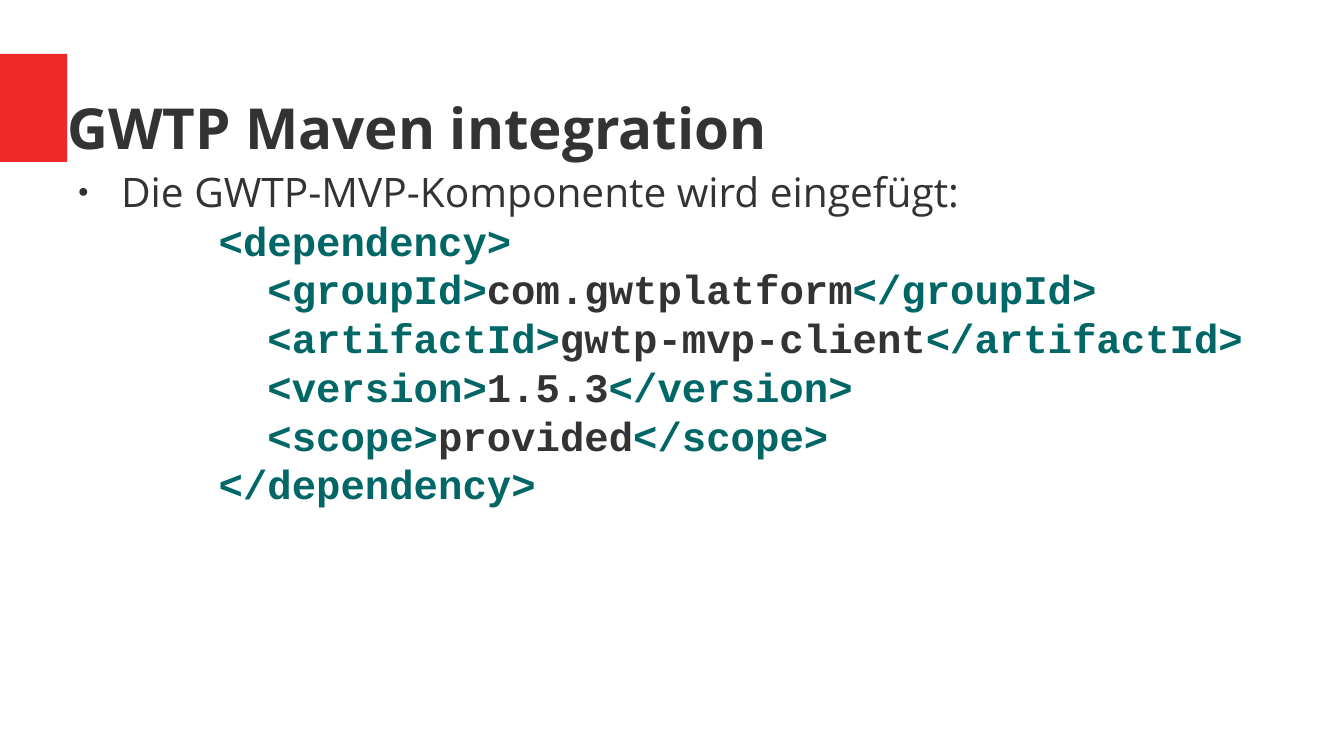
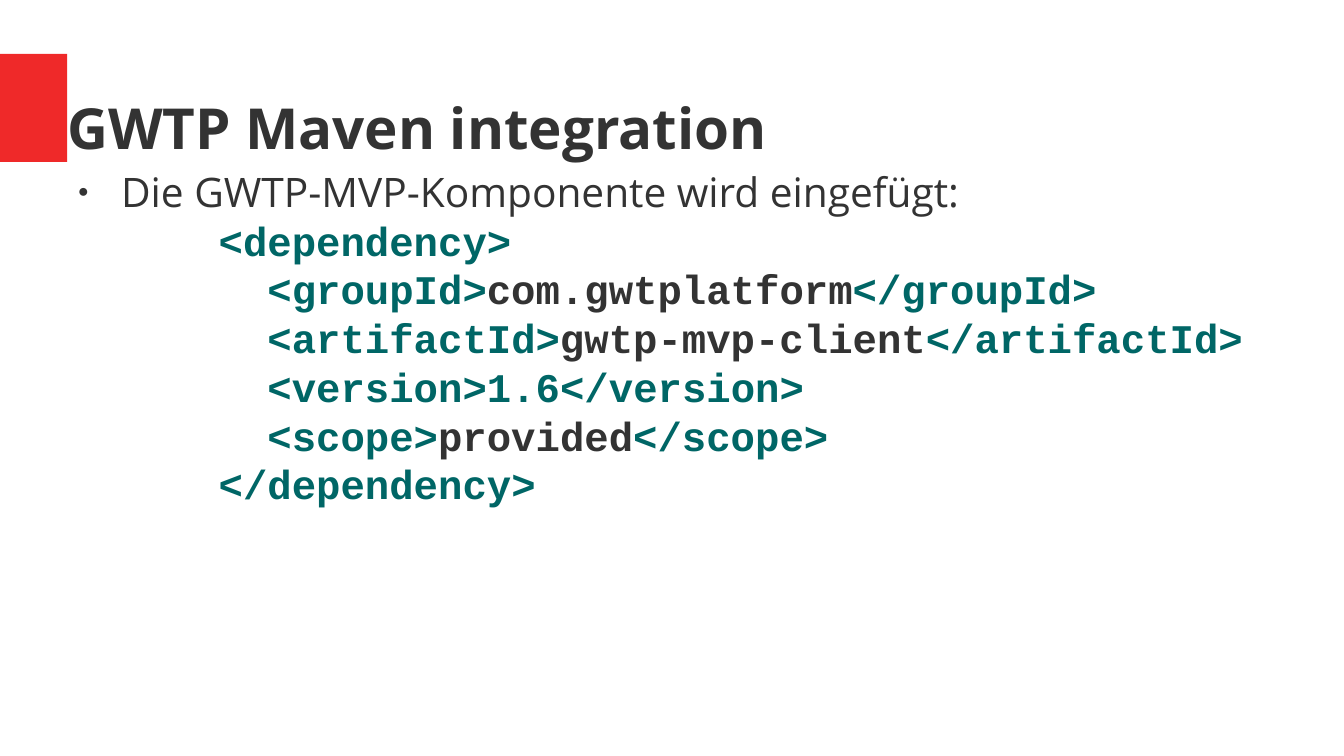
Before and after one commit to ManfredTremmel/gwtp-training, a slide deck: slide 101 of GWT-GWTP-Training_de.odp. Drawn at 1344x756 pixels with LibreOffice and Linux fonts; fonts in the diff are those of the drawing. Boxes give left, top, right and bottom in pixels: in the first picture for what was removed or moved away, otherwise in the second. Text is boxed around its words. In the diff, an @@ line names an element or a change of style, - is before the commit and + after.

```diff
--- a/GWT-GWTP-Training_de.odp
+++ b/GWT-GWTP-Training_de.odp
@@ text at (x1=121, y1=176, x2=1242, y2=508): text changed @@
-● Die GWTP-MVP-Komponente wird eingefügt:
-  <dependency>
-  <groupId>com.gwtplatform</groupId>
-  <artifactId>gwtp-mvp-client</artifactId>
-  <version>1.5.3</version>
-  <scope>provided</scope>
-  </dependency>
+● Die GWTP-MVP-Komponente wird eingefügt:
+  <dependency>
+  <groupId>com.gwtplatform</groupId>
+  <artifactId>gwtp-mvp-client</artifactId>
+  <version>1.6</version>
+  <scope>provided</scope>
+  </dependency>
```
Also in this commit, not shown: 7 other slides changed, 1 other file.
